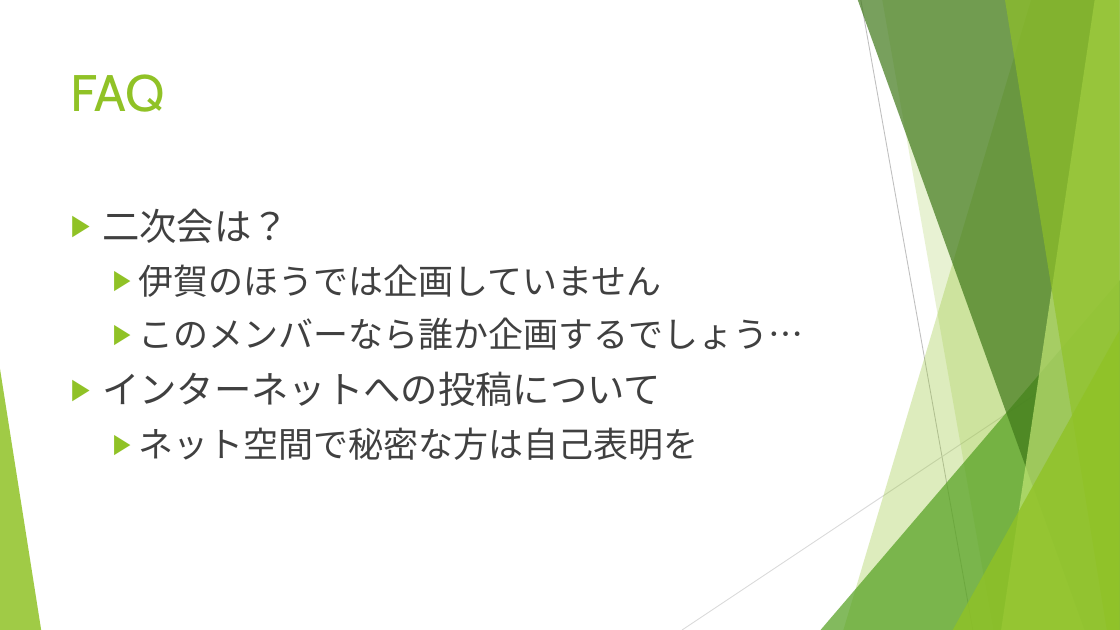
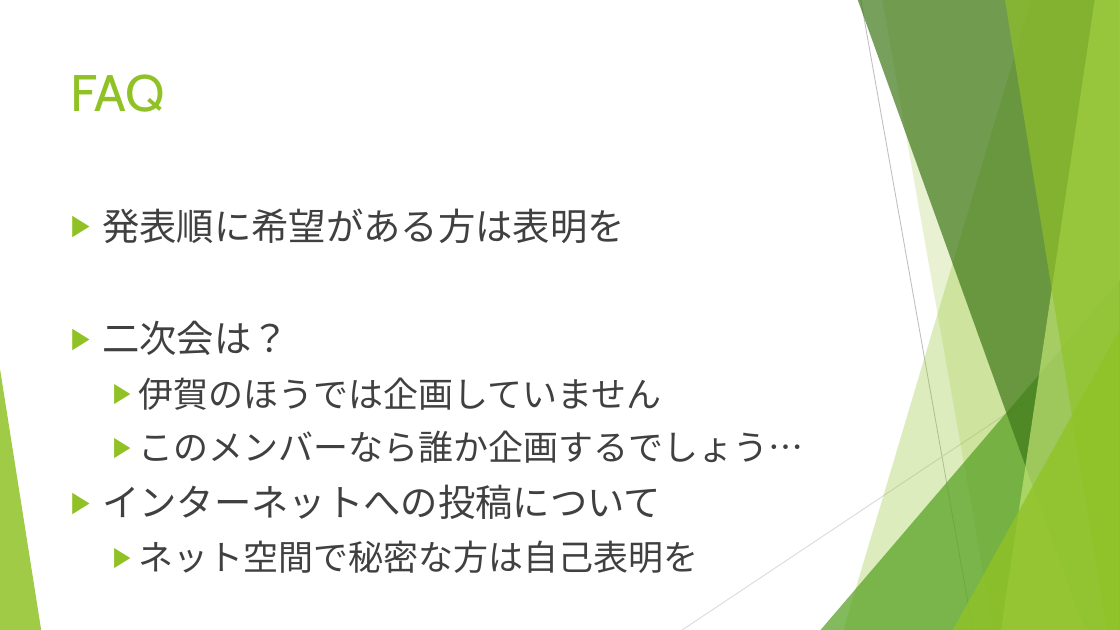
Before and after one commit to igapyon/docs, a slide deck: slide 3 of ppt/codegendev-selfintro-Title.pptx. Drawn at 1120x630 pixels with LibreOffice and Linux fonts; fonts in the diff are those of the drawing. Boxes give left, top, right and bottom in pixels: in the first picture for what was removed or moved away, otherwise in the second. Text is boxed around its words. In the diff, an @@ line names an element or a change of style, - is before the commit and + after.

```diff
--- a/ppt/codegendev-selfintro-Title.pptx
+++ b/ppt/codegendev-selfintro-Title.pptx
@@ text at (x1=102, y1=208, x2=625, y2=243): paragraph added @@
+▶ 発表順に希望がある方は表明を
```
Also in this commit, not shown: 1 other file.
